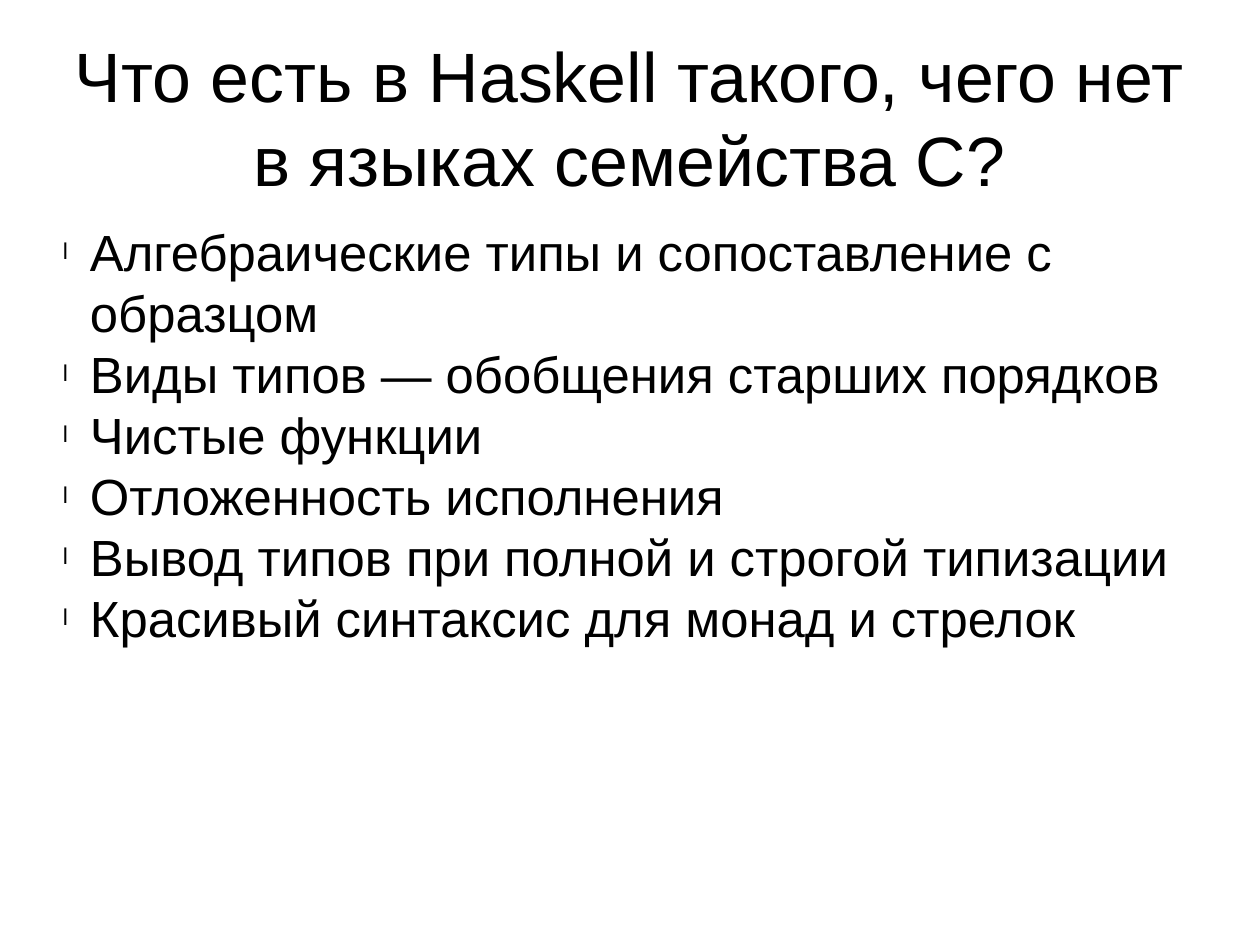
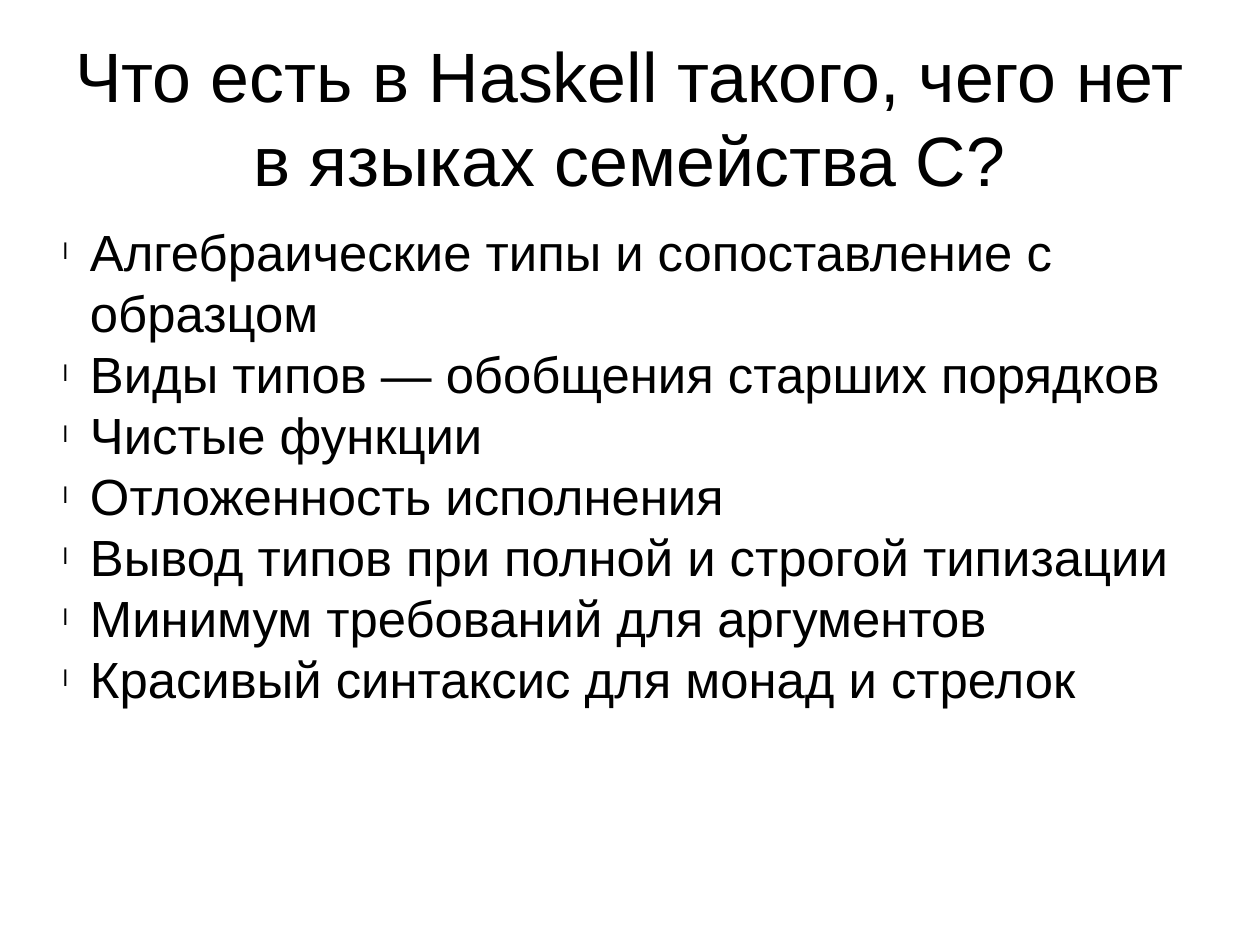
Before and after one commit to GiPreduuzie/FileRenamer, a slide deck: slide 4 of Tell about Haskell/Haskell - other programming.pptx (slide 2 before the commit). Drawn at 1260x945 pixels with LibreOffice and Linux fonts; fonts in the diff are those of the drawing. Boxes give left, top, right and bottom in pixels: in the first picture for what was removed or moved away, otherwise in the second. Text is boxed around its words. In the diff, an @@ line names an element or a change of style, - is before the commit and + after.

```diff
--- a/Tell about Haskell/Haskell - other programming.pptx
+++ b/Tell about Haskell/Haskell - other programming.pptx
@@ text at bbox=[90, 599, 986, 648]: paragraph added @@
+l Минимум требований для аргументов
```
Also in this commit, not shown: 1 slide added.
